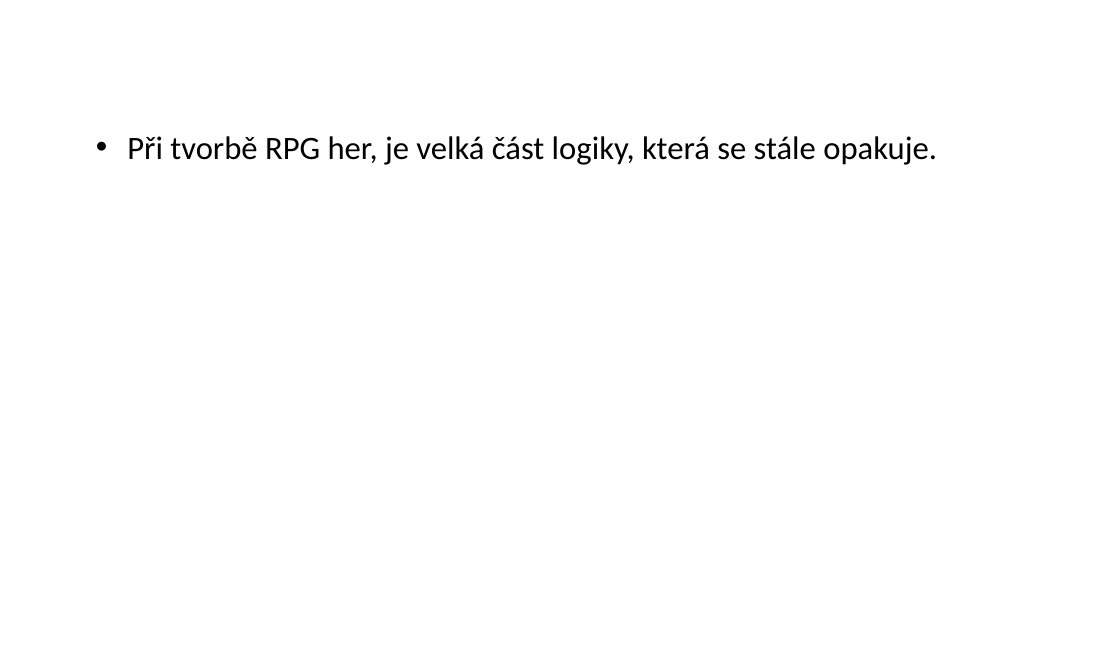
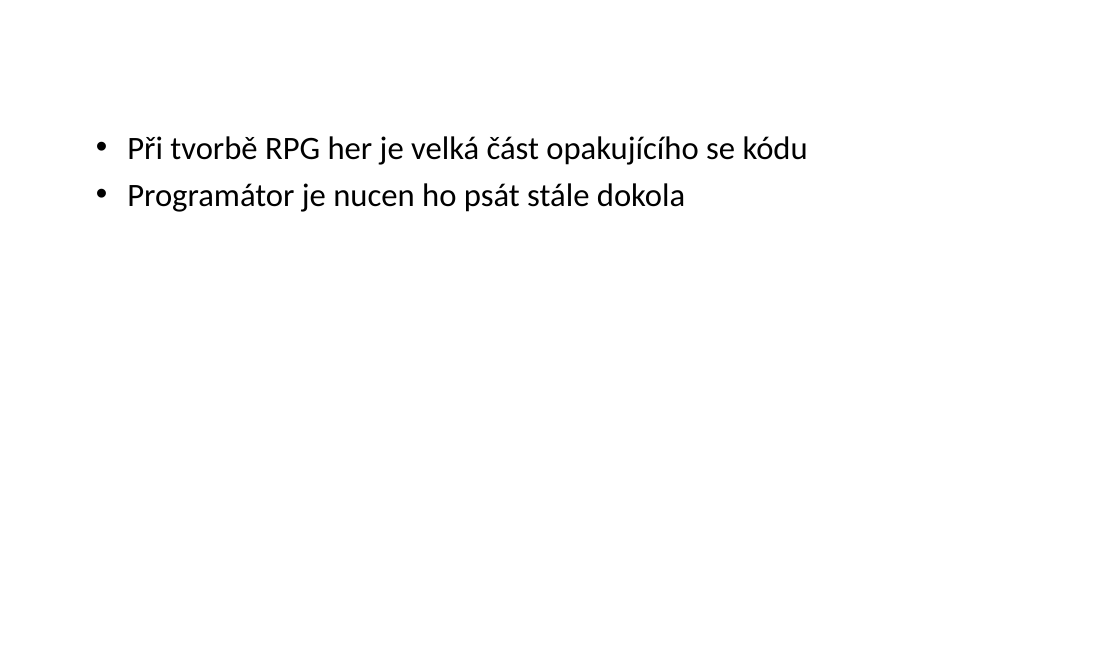
Before and after one commit to pjocesoj/bakalarka-git, a slide deck: slide 2 of prezentace/obhajoba.pptx. Drawn at 1120x661 pixels with LibreOffice and Linux fonts; fonts in the diff are those of the drawing; background and template pictures are left out. Boxes give left, top, right and bottom in pixels: in the first picture for what was removed or moved away, otherwise in the second. Text is boxed around its words. In the diff, an @@ line names an element or a change of style, - is before the commit and + after.

Commit message:
poznámky (ústní projev)

```diff
--- a/prezentace/obhajoba.pptx
+++ b/prezentace/obhajoba.pptx
@@ text at <box>127,136,808,212</box>: text changed @@
-• Při tvorbě RPG her, je velká část logiky, která se stále opakuje.
+• Při tvorbě RPG her je velká část opakujícího se kódu
+• Programátor je nucen ho psát stále dokola
```
